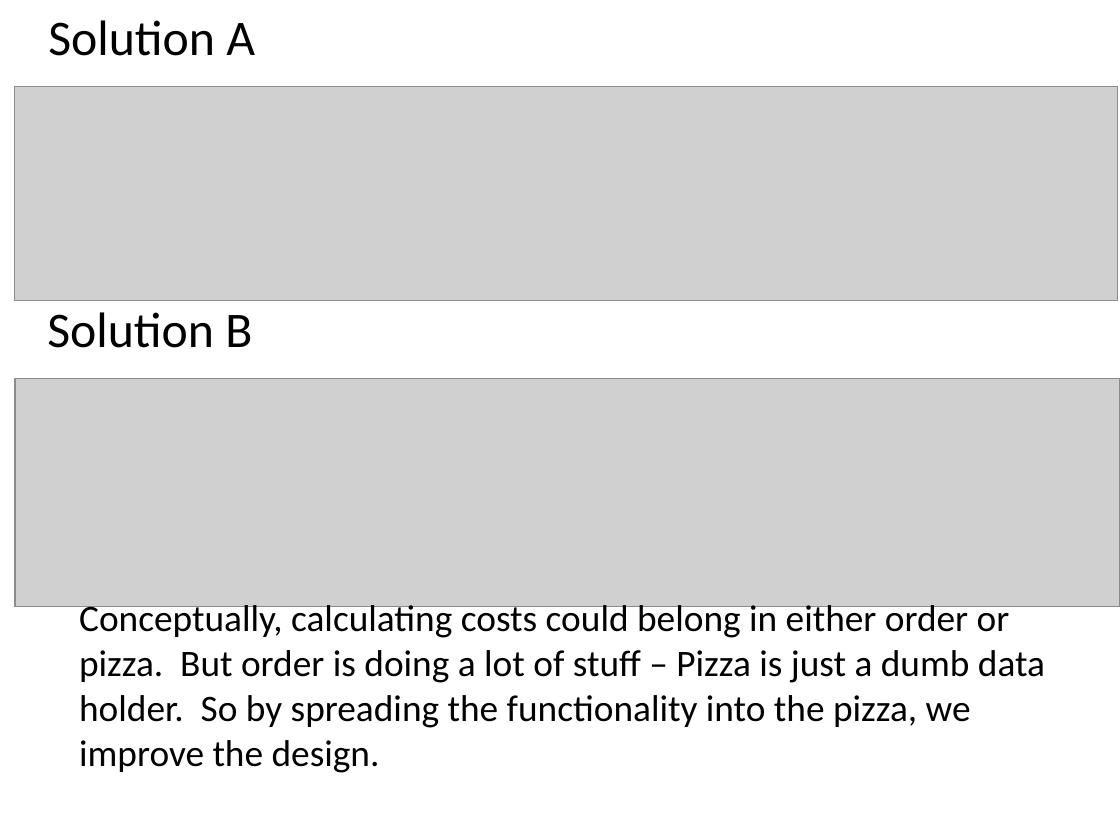
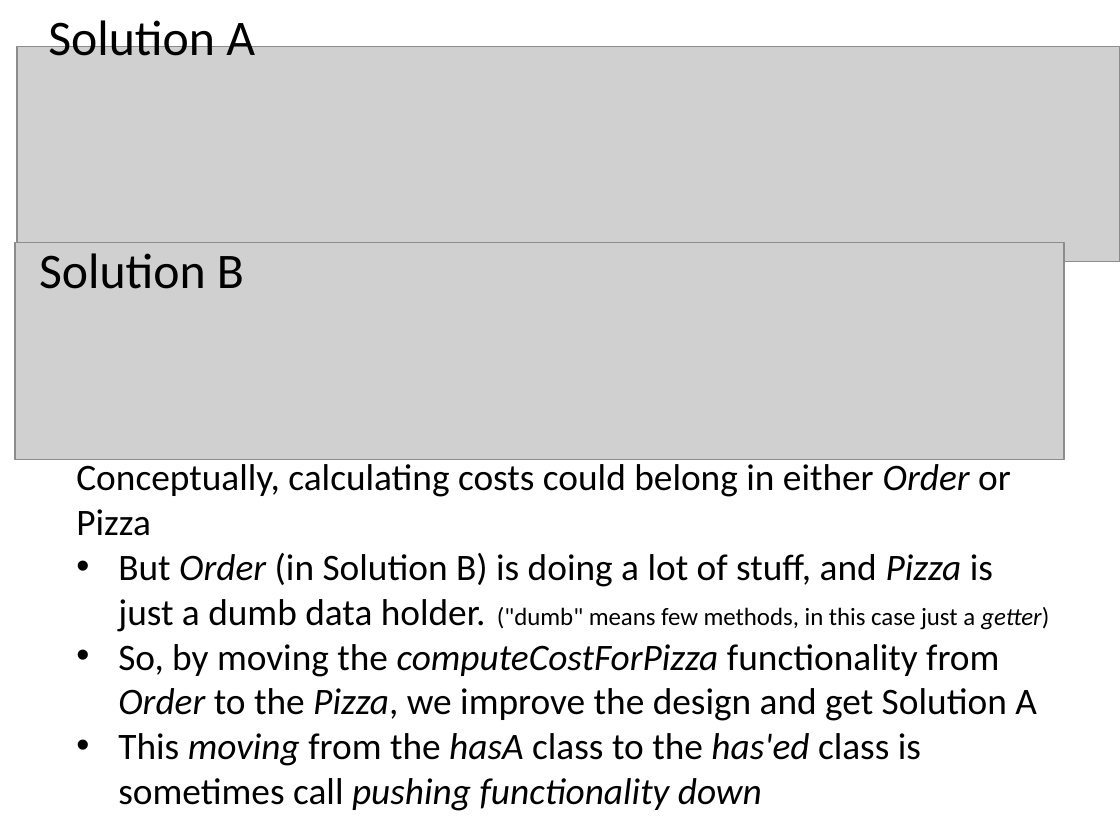
Before and after one commit to RHIT-CSSE/csse220, a slide deck: slide 20 of ClassMaterials/Encapsulation/Slides/Encapsulation.pptx. Drawn at 1120x840 pixels with LibreOffice and Linux fonts; fonts in the diff are those of the drawing; grey boxes stand for pictures. Boxes give left, top, right and bottom in pixels: in the first picture for what was removed or moved away, otherwise in the second. Text is boxed around its words. In the diff, an @@ line names an element or a change of style, - is before the commit and + after.

```diff
--- a/ClassMaterials/Encapsulation/Slides/Encapsulation.pptx
+++ b/ClassMaterials/Encapsulation/Slides/Encapsulation.pptx
@@ picture: place and size @@
-picture at box(15, 86, 1118, 301)
+picture at box(17, 47, 1120, 262)
@@ text "Solution B": place and size @@
-text "Solution B" at box(47, 312, 252, 348)
+text "Solution B" at box(39, 253, 244, 289)
@@ picture: place and size @@
-picture at box(15, 379, 1120, 607)
+picture at box(15, 243, 1064, 459)
@@ text at box(76, 459, 1049, 811): text changed @@
-Conceptually, calculating costs could belong in either order or pizza. But order is doing a lot of stuff – Pizza is just a dumb data holder. So by spreading the functionality into the pizza, we improve the design.
+Conceptually, calculating costs could belong in either Order or Pizza
+• But Order (in Solution B) is doing a lot of stuff, and Pizza is just a dumb data holder. ("dumb" means few methods, in this case just a getter)
+• So, by moving the computeCostForPizza functionality from Order to the Pizza, we improve the design and get Solution A
+• This moving from the hasA class to the has'ed class is sometimes call pushing functionality down
```
Also in this commit, not shown: 18 other slides changed, 3 slides added, 3 slides removed.
